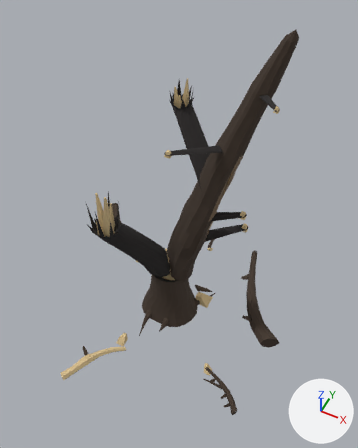
What one commit did to the glTF model assets/architecture/flora/SM_ThunderstruckTree.glb.
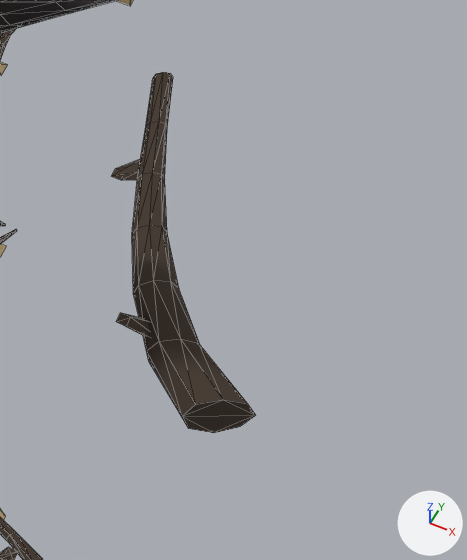
Each version appears first whole from a camera (50 mm lens) standing at (4.87, -9.02, 15.88) and looking at (0.54, -0.36, 5.05), and next in a close-up on the part from 59% to 94% of the width and 52% to 85% of the height. Arrows for +X, +Y and +Z are at lower right; the lights stay in place. The last two pictures show the newer version. The close-ups show mesh edges as thin lines. Vertices at exactly the same position are counted once.

The first close-up shows 'SM_ThunderstruckTree_Bark', 'SM_ThunderstruckTree_BranchA', 'SM_ThunderstruckTree_BranchD' and 3 more.
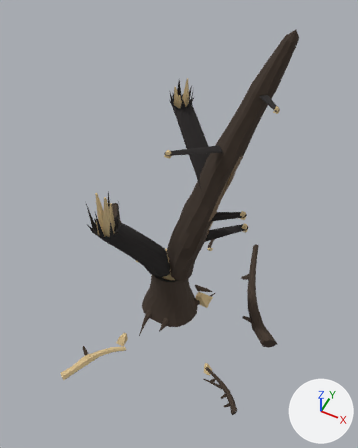
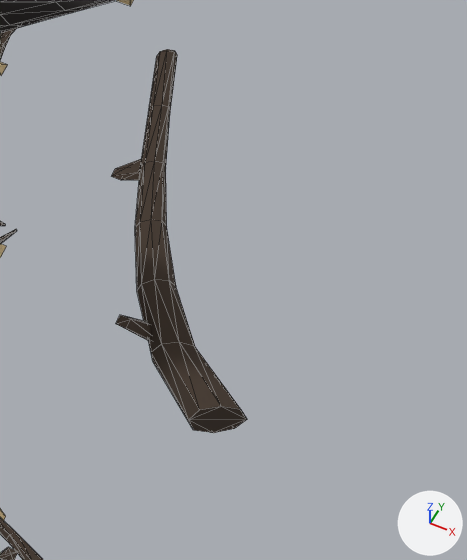
Scene script edits in JSON lines:
```json
{"block": "me_sm_thunderstrucktree_brancha", "where": "# used by ob_sm_thunderstrucktree_brancha; location = (0.0, 0.0, 0.0)"}
{"op": "remove", "block": "me_sm_thunderstrucktree_brancha", "code": "me_sm_thunderstrucktree_brancha.from_pydata(...)  # 72 vertices, 132 faces; spans x 1.88..4.23, y -0.27..3.67, z 0.0..0.63"}
{"op": "add", "block": "me_sm_thunderstrucktree_brancha", "code": "me_sm_thunderstrucktree_brancha.from_pydata(...)  # 72 vertices, 132 faces; spans x 1.88..4.17, y -0.24..3.67, z 0.0..0.58"}
{"block": "me_sm_thunderstrucktree_brancha", "change": "me_sm_thunderstrucktree_brancha part 1: 59 of 72 vertices moved; they spanned x 1.88..4.23, y -0.27..3.67, z 0.0..0.63 and now span x 1.88..4.17, y -0.24..3.67, z 0.03..0.58; mean shift (0.0, 0.0, 0.13); largest move (1.98, 3.61, 0.2) -> (1.98, 3.61, 0.58)"}
{"block": "me_sm_thunderstrucktree_brancha", "change": "other edits to the shape of me_sm_thunderstrucktree_brancha do not show in these pictures"}
```

Pixel boxes (x1, y1, x2, y2) of what changed, in the close-ups (467 x 560 px):
```json
{"object": "SM_ThunderstruckTree_BranchA", "change": "reshaped", "before": [112, 72, 256, 433], "after": [112, 49, 247, 433], "on screen": "6% narrower, 6% taller"}
```
